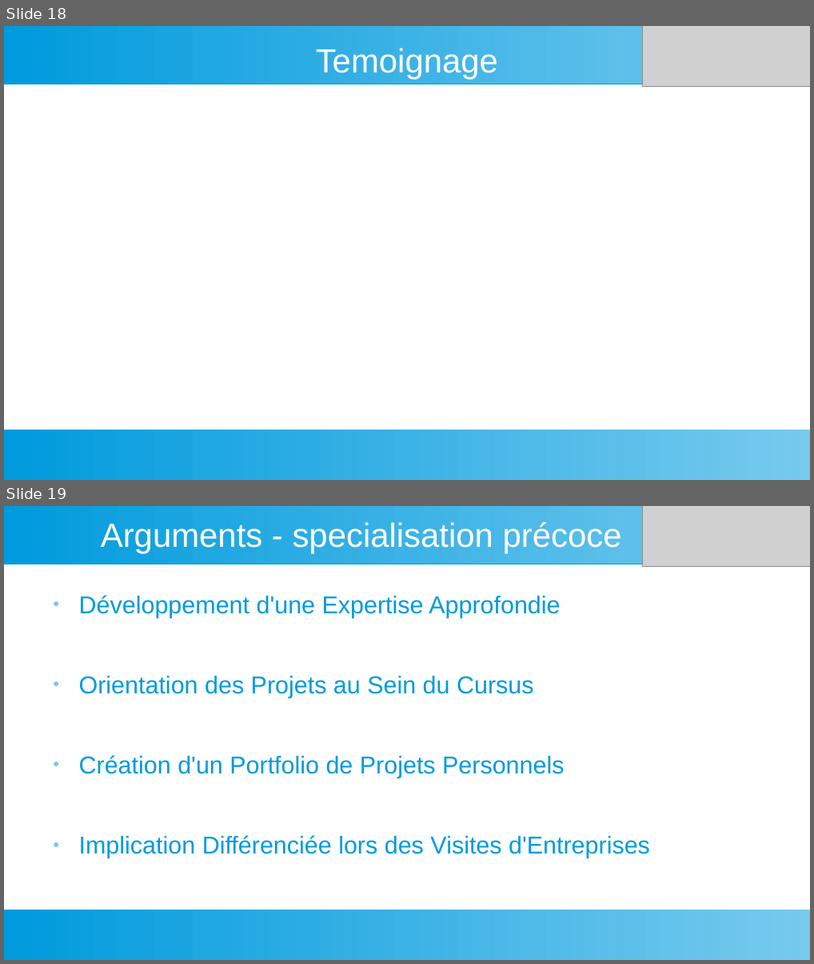
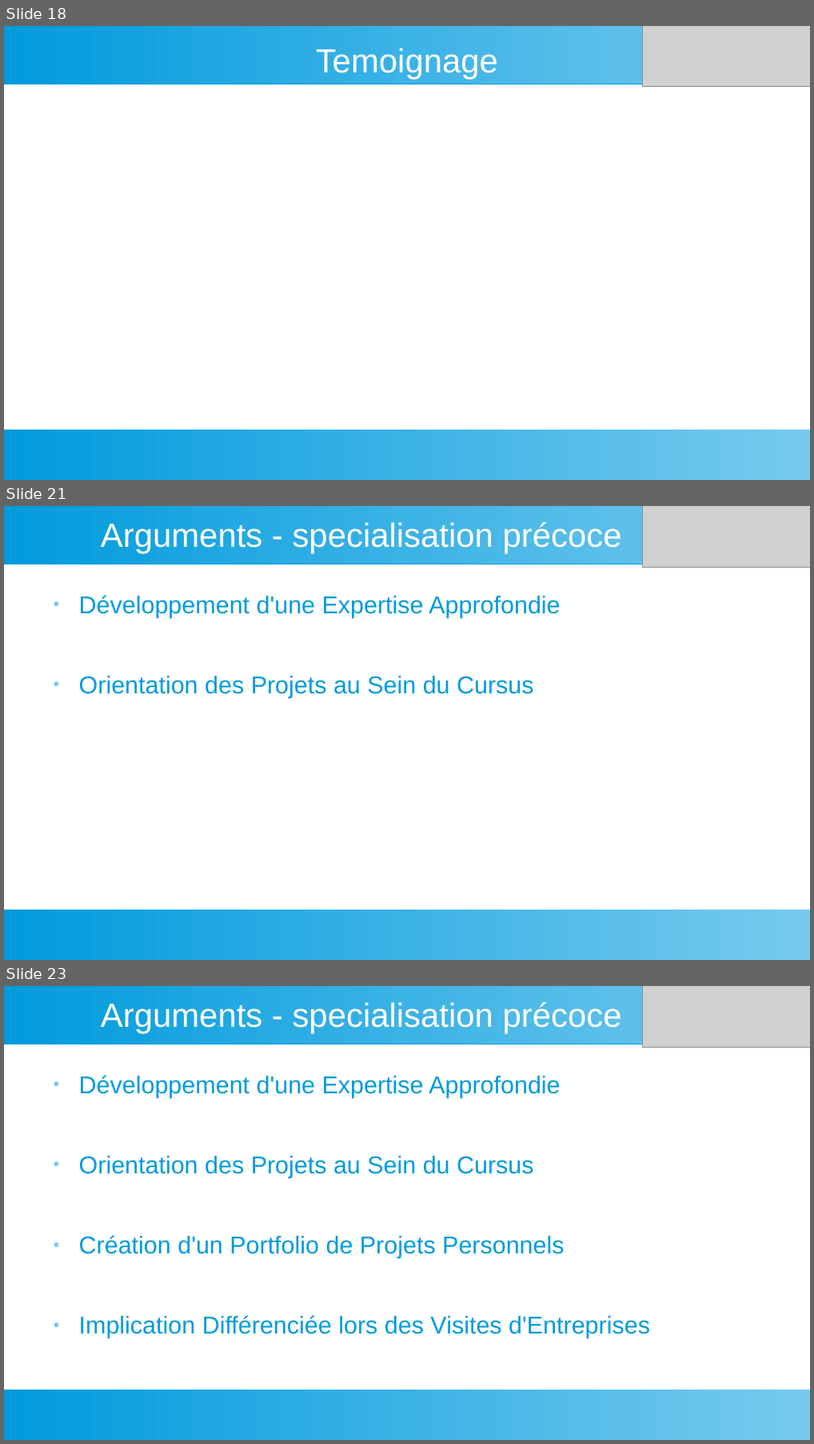
Before and after one commit to dansylvain/market_study_pres00, a slide deck: presentation specialisation pro.odp. Shown one above the other, each under a label of ours: slides 18 and 19 before the commit, slides 18, 21 and 23 after it; the slides between them are not shown. The pictures are 814x964 and 814x1444 pixels, drawn with LibreOffice and Linux fonts; fonts in the diff are those of the drawing; grey boxes stand for pictures. Boxes give left, top, right and bottom in pixels: in the first picture for what was removed or moved away, otherwise in the second. Text is boxed around its words. In the diff, an @@ line names an element or a change of style, - is before the commit and + after.

```diff
--- a/presentation specialisation pro.odp
+++ b/presentation specialisation pro.odp
@@ slide 21 added at (4,506,810,960), background #FFFFFF; not listed: 2 template elements that a slide beside it also shows @@
@@ title added at (101,522,622,554), 33 pt, text #FFFFFF @@
+Arguments - specialisation précoce
@@ picture added at (643,506,810,567) @@
@@ text added at (79,595,560,698), 24 pt, text #009BDD @@
+● Développement d'une Expertise Approfondie
+● Orientation des Projets au Sein du Cursus
@@ what was slide 19 is now slide 23 @@
```
Also in this commit, not shown: 8 other slides added, 1 other file.
